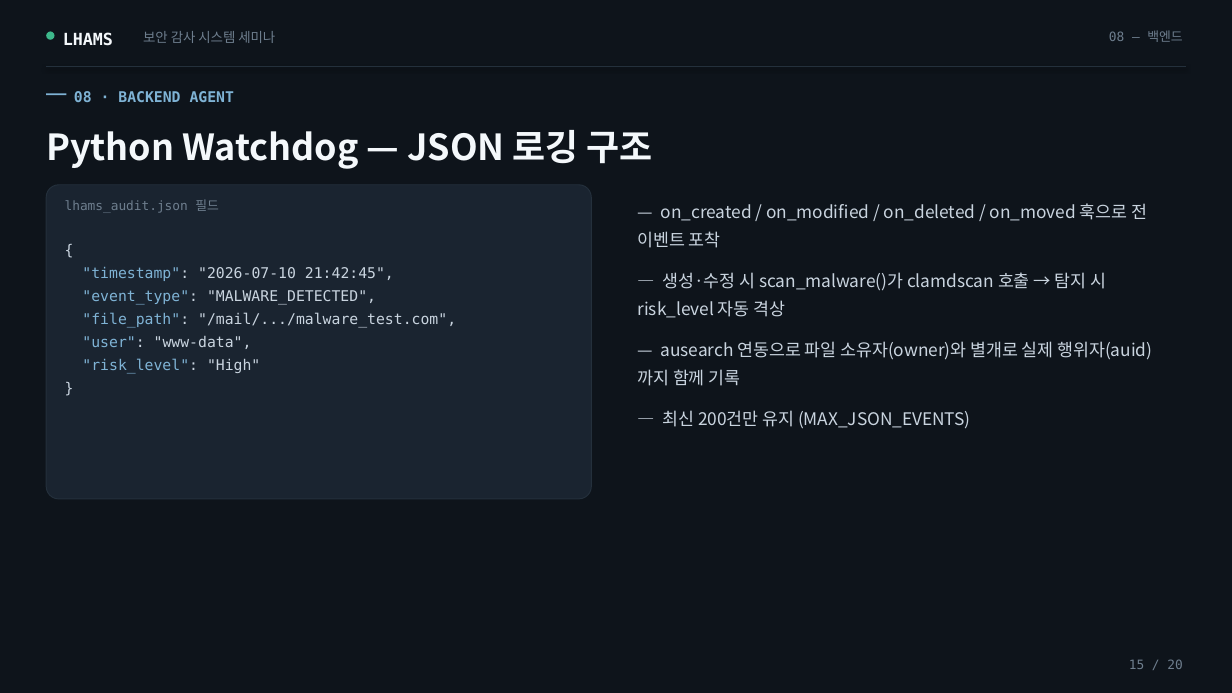
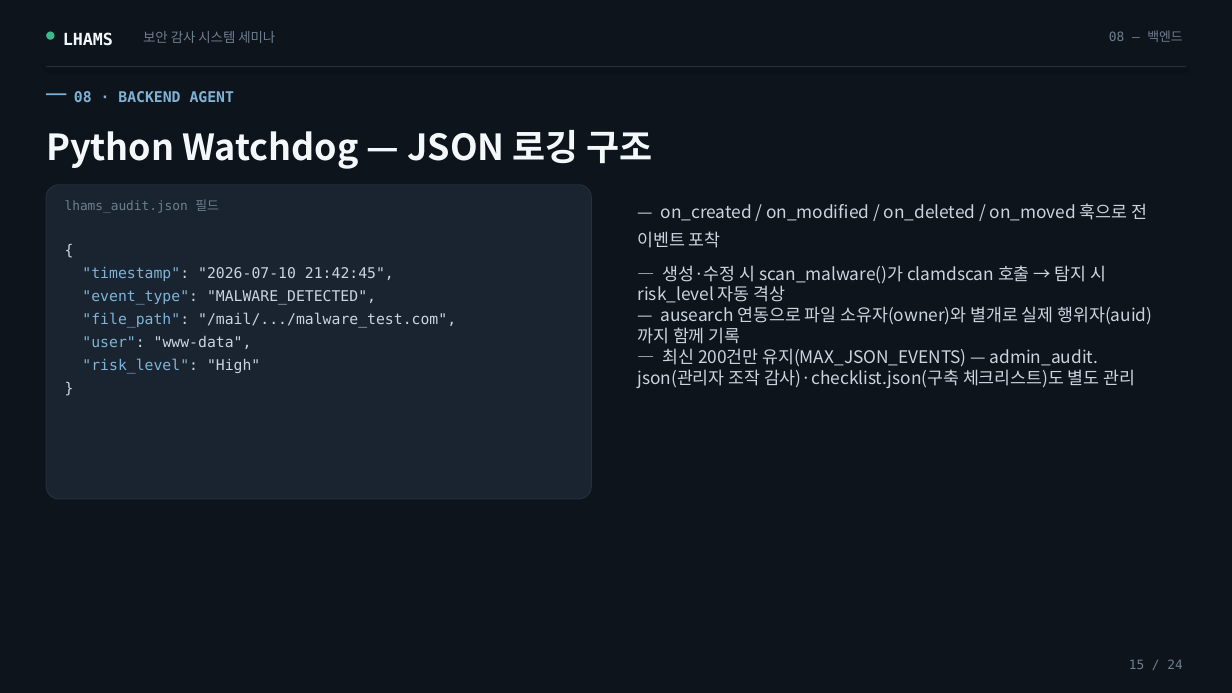
Before and after one commit to damhee-kim/lhams_project, a slide deck: slide 15 of docs/LHAMS_크리니티_통합세미나.pptx. Drawn at 1232x693 pixels with LibreOffice and Linux fonts; fonts in the diff are those of the drawing. Boxes give left, top, right and bottom in pixels: in the first picture for what was removed or moved away, otherwise in the second. Text is boxed around its words. In the diff, an @@ line names an element or a change of style, - is before the commit and + after.

Commit message:
[LAHMS] 전체 관리 리소스 개선 - 다중 서버 SI 고객사 관리 운영 UI/UX 개선 - 서비스 Ihams_watchdog.py 홈 경로 설정 외부 설정 가능 UI 기능 반영 - 세미나 자료 현행화

```diff
--- a/docs/LHAMS_크리니티_통합세미나.pptx
+++ b/docs/LHAMS_크리니티_통합세미나.pptx
@@ text at [638,265,1152,344]: line spacing 1.35 to 1; less space between paragraphs @@
@@ text at [638,348,1136,388]: text changed @@
-— 최신 200건만 유지 (MAX_JSON_EVENTS)
+— 최신 200건만 유지(MAX_JSON_EVENTS) — admin_audit.json(관리자 조작 감사)·checklist.json(구축 체크리스트)도 별도 관리
@@ text at [1129,659,1182,669]: text changed @@
-15 / 20
+15 / 24
```
Also in this commit, not shown: 18 other slides changed, 4 slides added, 18 other files.
